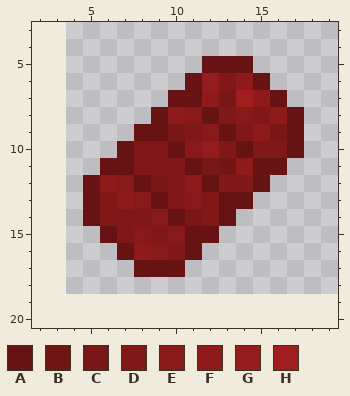
File history of a pixel-art sprite, Textures/Food/mcl_mobitems_beef_raw.png. This is how it looked before the edit.
The file is 16x16 pixels. Colours within 5 levels of each other are drawn and written as one. Shown: x 2..19, y 3..20. The old version is drawn lined up with the new one, on the new canvas.
Palette (. is transparent): A #671313  B #721515  C #791616  D #801818  E #871919  F #8e1a1a  G #951c1c  H #a01e1e
Pixels before, first column x 5:
 5 .......AAA...
 6 ......AGDFA..
 7 .....AAFCHFA.
 8 ....AFEADEDFA
 9 ...AACDEADFCA
10 ..ADDAEGDADDA
11 .AADDDACBFAA.
12 AFEACDFADDA..
13 ADFEADEDAA...
14 ADDDEACDA....
15 .ADEDEAA.....
16 ..AFEDA......
17 ...AAA.......
The same view after the edit:
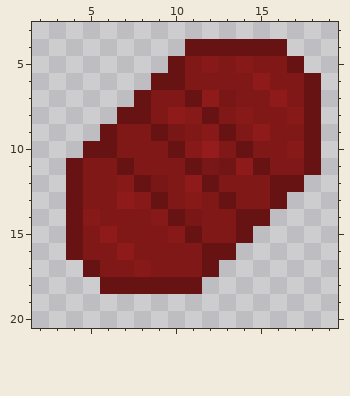
From old to new:
canvas 16x16 -> 23x23, the old top-left corner now at 4,3
Changed rows in their new state; - is an unchanged pixel.
first column x 4:
 4 -------AAAAAA--
 5 ------ADEDEDDA-
 6 -----AADD-DFDDA
 7 ----ADD---DDFDA
 8 ---AAD------DEA
 9 --ADD-------DDA
10 -AAD---------EA
11 ADD---------DDA
12 ADD--------DAA-
13 AD--------DDA--
14 AE-------DAA---
15 ADF-D---DDA----
16 ADDFDD-DAA-----
17 -ADDEDDDA------
18 --AAAAAA-------
